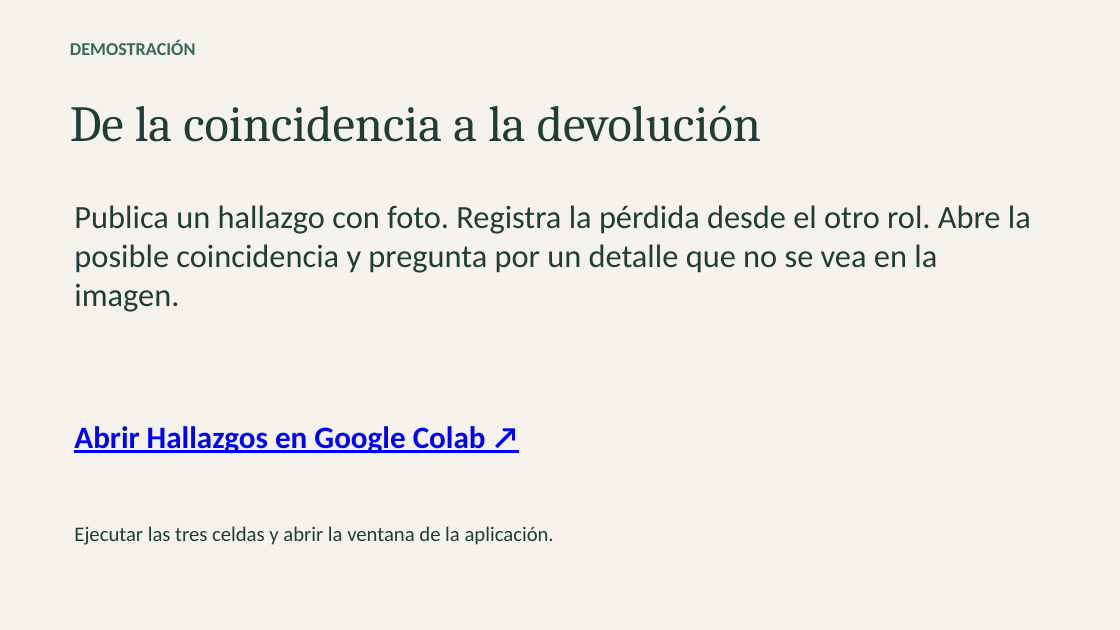
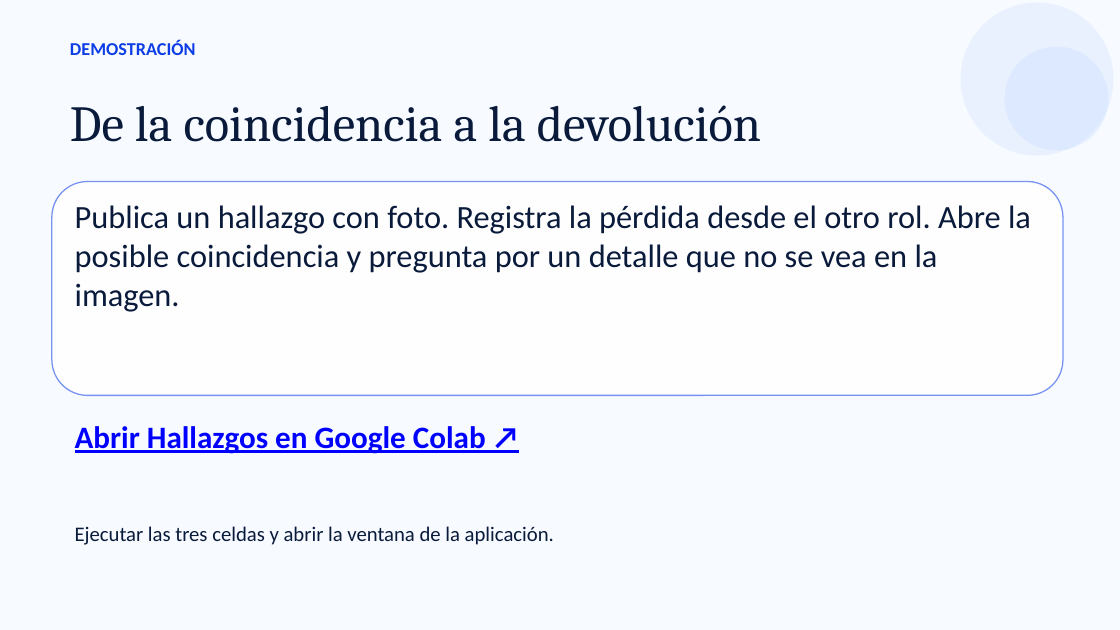
Before and after one commit to AlexJavierQ/problema-loja, a slide deck: slide 8 of presentacion/Hallazgos.pptx (slide 5 before the commit). Drawn at 1120x630 pixels with LibreOffice and Linux fonts; fonts in the diff are those of the drawing. Boxes give left, top, right and bottom in pixels: in the first picture for what was removed or moved away, otherwise in the second. Text is boxed around its words. In the diff, an @@ line names an element or a change of style, - is before the commit and + after.

Commit message:
Rediseñar Hallazgos y documentar la evaluación y sus tiempos

```diff
--- a/presentacion/Hallazgos.pptx
+++ b/presentacion/Hallazgos.pptx
@@ background #F5F3EB to #F7FAFF @@
@@ ellipse added at bbox=[960, 3, 1113, 156], fill #C7DBFF at 29% opacity @@
@@ text "DEMOSTRACIÓN" at bbox=[70, 40, 196, 55]: text colour #376A59 to #0D3DE5 @@
@@ ellipse added at bbox=[1004, 47, 1108, 150], fill #C7DBFF at 35% opacity @@
@@ rounded rectangle added at bbox=[52, 181, 1063, 395], fill #FFFFFF at 94% opacity, outline #0D3DE5 1 pt @@
@@ text colour #203E36 to #091A3B in 3 elements at bbox=[70, 105, 761, 142], bbox=[75, 205, 1031, 312], bbox=[75, 526, 554, 545] @@
```
Also in this commit, not shown: 5 other slides changed, 3 slides added, 7 other files.
